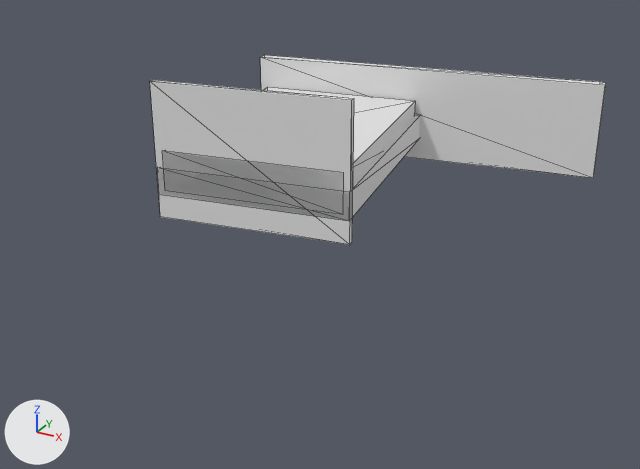
Renders of the glTF model dataset/unit_augment/mesh_00.glb from each side of a commit.
The view is the same before and after, from a 50 mm lens placed at (0.965, -1.763, 0.645), pointed at (0.302, -0.558, 0.043). Arrows for +X, +Y and +Z are at lower left; the lights stay in place. Mesh edges are drawn as thin lines. Where no turn or scale is listed for an object, it has been applied to the vertices.

The older version as bpy lines, for what is in view:
```python
me_geometry_0 = bpy.data.meshes.new('geometry_0')
me_geometry_0.from_pydata(...)  # 32 vertices, 48 faces; spans x -0.136..0.619, y -0.546..0.093, z 0.0..0.26
ob_geometry_0 = bpy.data.objects.new('geometry_0', me_geometry_0)
ob_geometry_0.location = (0.0, 0.0, 0.0)
```
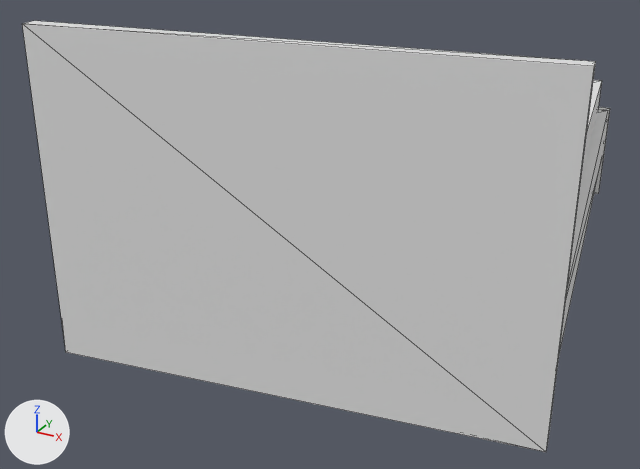
What differs and where, as boxes [x1, y1, x2, y2] in the pictures (640 x 469 px; the box of a moved part takes in the faces that stretch with it):
'geometry_0', reshaped (29% wider, 126% taller)
    before: [150, 55, 606, 245]
    after: [22, 21, 610, 452]
part 1 of me_geometry_0, moved or reshaped
    before: [260, 55, 606, 178]
    after: [22, 21, 596, 452]
part 2 of me_geometry_0, moved or reshaped
    before: [150, 80, 354, 245]
    after: [594, 107, 610, 194]
part 3 of me_geometry_0, moved or reshaped
    before: [157, 115, 420, 221]
    after: [559, 110, 608, 354]
part 4 of me_geometry_0, moved or reshaped
    before: [162, 87, 415, 215]
    after: [583, 80, 602, 165]

What changed in the scene script:
```text
Change me_geometry_0:
    where me_geometry_0.from_pydata(...)  # 32 vertices, 48 faces; spans x -0.136..0.619, y -0.546..0.093, z 0.0..0.26
    used by ob_geometry_0; location = (0.0, 0.0, 0.0)
    me_geometry_0 part 1: the loose piece of 8 vertices spanning x -0.136..0.619, y -0.052..0.093, z 0.0..0.2 is scaled about its middle by (0.861, 0.861, 2.26), then moved by (0.223, -0.958, 0.126)
    me_geometry_0 part 2: the loose piece of 8 vertices spanning x -0.052..0.323, y -0.546..-0.474, z 0.0..0.26 is scaled about its middle by (1.73, 1.73, 0.661), then moved by (0.19, 0.447, -0.044)
    me_geometry_0 part 3: the loose piece of 8 vertices spanning x -0.129..0.321, y -0.545..0.018, z 0.045..0.099 is scaled about its middle by 1.73, then moved by (0.298, -0.238, 0.053)
    me_geometry_0 part 4: the loose piece of 8 vertices spanning x -0.113..0.311, y -0.543..0.002, z 0.055..0.133 is scaled about its middle by 1.73, then moved by (0.298, -0.228, 0.069)
```
